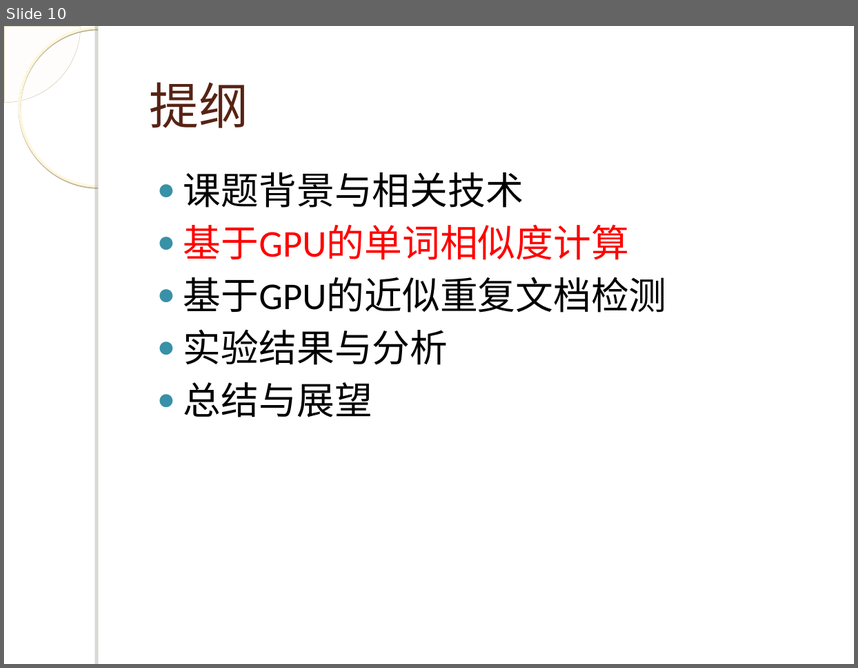
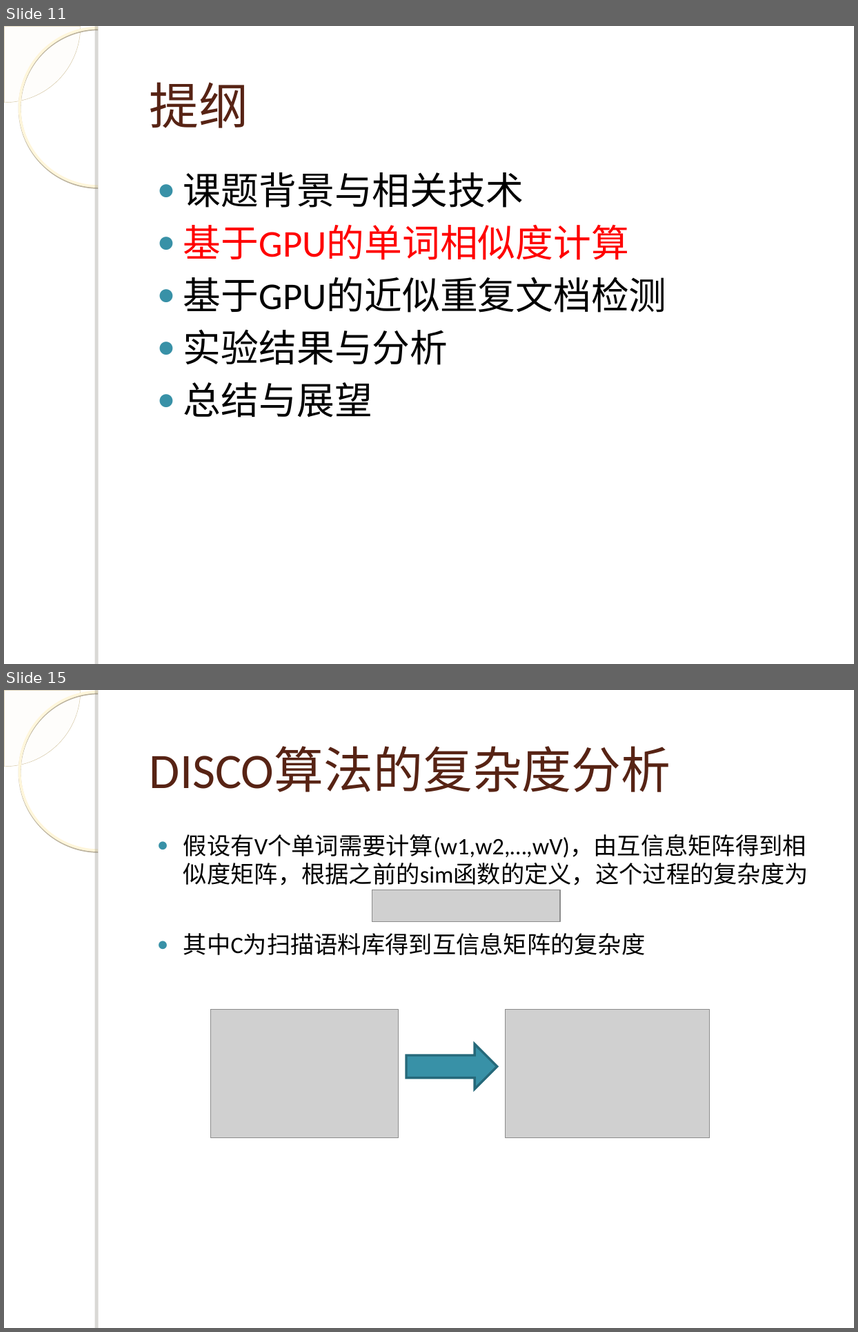
Before and after one commit to WangJunqiao/Tech-Study, a slide deck: 答辩.ppt. Shown one above the other, each under a label of ours: slide 10 before the commit, slides 11 and 15 after it; the slides between them are not shown. The pictures are 858x668 and 858x1332 pixels, drawn with LibreOffice and Linux fonts; fonts in the diff are those of the drawing; grey boxes stand for pictures; background and template pictures are left out. Boxes give left, top, right and bottom in pixels: in the first picture for what was removed or moved away, otherwise in the second. Text is boxed around its words. In the diff, an @@ line names an element or a change of style, - is before the commit and + after.

```diff
--- a/答辩.ppt
+++ b/答辩.ppt
@@ slide 15 added at (4,690,854,1328), background picture (left out); not listed: 4 template elements that a slide beside it also shows @@
@@ title added at (150,747,671,792), 42 pt, text #572314 @@
+DISCO算法的复杂度分析
@@ text added at (183,834,809,955), 20 pt, text #000000 @@
+● 假设有V个单词需要计算(w1,w2,…,wV)，由互信息矩阵得到相似度矩阵，根据之前的sim函数的定义，这个过程的复杂度为
+● 其中C为扫描语料库得到互信息矩阵的复杂度
@@ picture added at (372,890,561,922) @@
@@ picture added at (210,1009,397,1138) @@
@@ picture added at (506,1009,710,1138) @@
@@ right arrow added at (406,1044,497,1089), fill #3891A7, outline #26697A 2.01 pt @@
@@ what was slide 10 is now slide 11 @@
```
Also in this commit, not shown: 4 slides changed, 24 other slides added, 1 slide removed, 1 other file.
